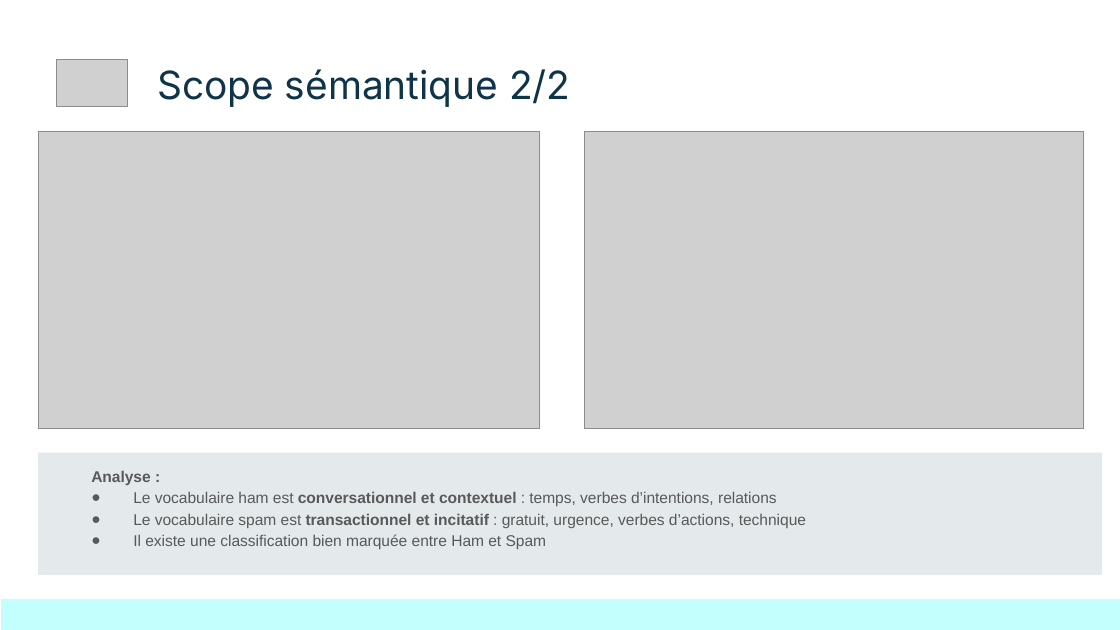
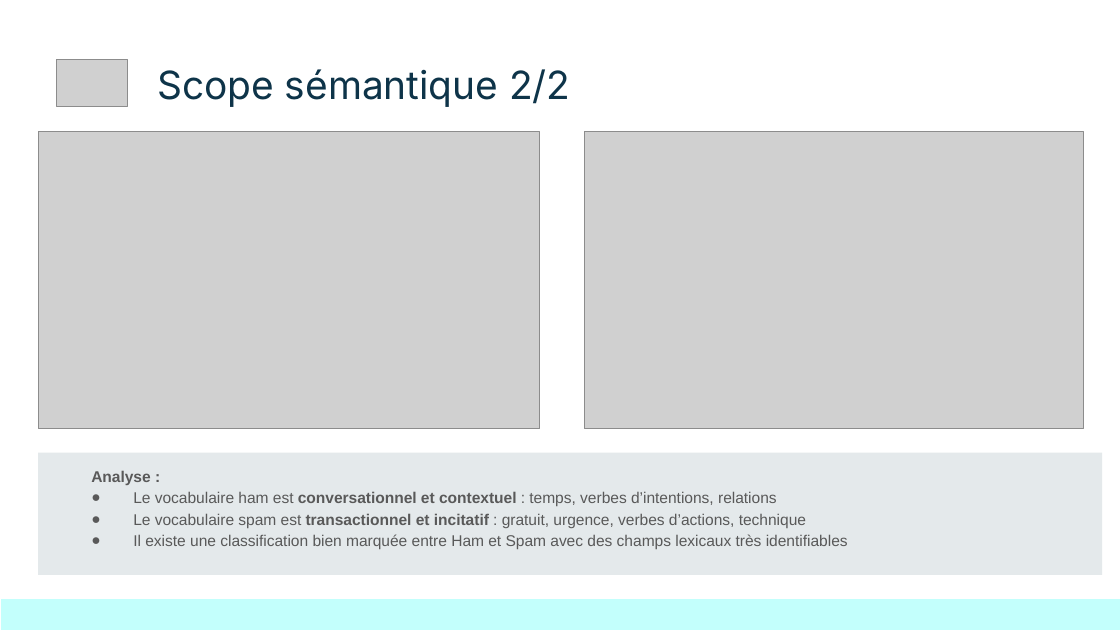
Before and after one commit to jyvuillequez/Bloc_04_Projet_ATnT, a slide deck: slide 5 of présentation/Bloc_04_Projet_ATnT.pptx (slide 4 before the commit). Drawn at 1120x630 pixels with LibreOffice and Linux fonts; fonts in the diff are those of the drawing; grey boxes stand for pictures. Boxes give left, top, right and bottom in pixels: in the first picture for what was removed or moved away, otherwise in the second. Text is boxed around its words. In the diff, an @@ line names an element or a change of style, - is before the commit and + after.

Commit message:
MAJ présentation

```diff
--- a/présentation/Bloc_04_Projet_ATnT.pptx
+++ b/présentation/Bloc_04_Projet_ATnT.pptx
@@ text at (x1=133, y1=534, x2=848, y2=549): text changed @@
-● Il existe une classification bien marquée entre Ham et Spam
+● Il existe une classification bien marquée entre Ham et Spam avec des champs lexicaux très identifiables
```
Also in this commit, not shown: 1 slide added, 1 other file.
